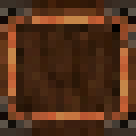
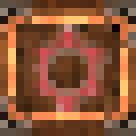
The second 136px x 136px image is a revision of the first. Changes to its layers:
added layer "Capa 4" above "Capa 3" over [24, 24, 112, 112]
